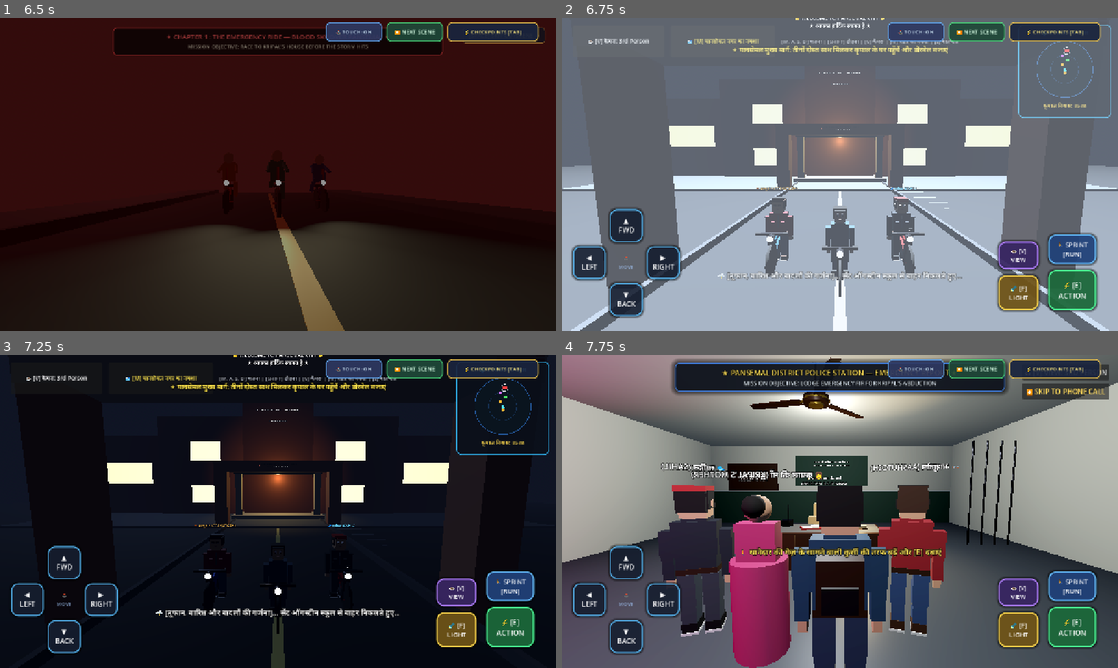
Above: before the commit, frames 1-4 (two rows, left to right).
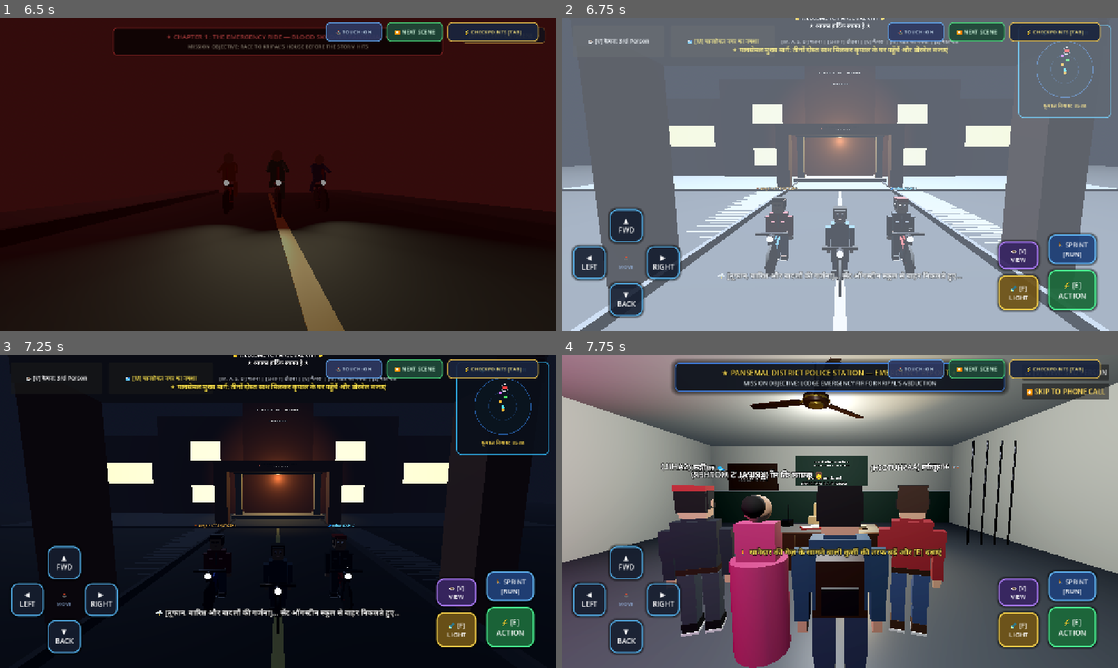
Above: after the commit, the same moments.

Repository: Sahil13092008/HorrorMission
Game: Godot game, scene res://scenes/opening_prologue.tscn
The game is run twice, just before and just after one commit, with the same random seed, the same clock (stepped at 60 frames per second) and the same inputs. Sound files missing from this copy of the repository are replaced by a short silence.
Inputs:
- Up to frame 1 (6.5 s): click "⏩ NEXT SCENE" at 0.5 s; click "⏩ NEXT SCENE" at 1.25 s; click "⏩ NEXT SCENE" at 2 s; click "⏩ NEXT SCENE" at 2.75 s; click "⏩ NEXT SCENE" at 3.5 s; click "⏩ NEXT SCENE" at 4.25 s; click "⏩ NEXT SCENE" at 5 s; click "⏩ NEXT SCENE" at 5.75 s
- Up to frame 2 (6.75 s): click "⏩ NEXT SCENE" at 6.5 s
- Up to frame 3 (7.25 s): no input
- Up to frame 4 (7.75 s): click "⏩ NEXT SCENE" at 7.25 s

Frame 1 is identical in both runs. In frame 2, 1.2% of the frame differs, in the area x 22-80%, y 55-72%; in frame 3, less than 0.1%; in frame 4, nothing differs.

Commit message:
Add custom terrifying ghost faces, soft edge vignettes, and horror jumpscare animations

Diff:
--- a/scenes/bhangarh_ruins.tscn
+++ b/scenes/bhangarh_ruins.tscn
@@ -952,8 +952,10 @@
 grow_horizontal = 2
 grow_vertical = 2
 pivot_offset = Vector2(256, 256)
+mouse_filter = 2
 texture = ExtResource("5_ghost")
 expand_mode = 1
+stretch_mode = 5
 
 [node name="ChapterCard" type="ColorRect" parent="CutsceneUI"]
 visible = false
--- a/scripts/bhangarh_ruins.gd
+++ b/scripts/bhangarh_ruins.gd
@@ -86,6 +86,17 @@
 	ghost_entity.visible = false
 	hud_container.visible = false
 	objective_banner.visible = false
+
+	# Attach user's terrifying crowned demon face to the 3D ghost entity
+	var demon_head = ghost_entity.get_node_or_null("DemonHead")
+	if demon_head:
+		var face_sprite = Sprite3D.new()
+		face_sprite.texture = load("res://textures/ghost_face_6_crown_demon.png")
+		face_sprite.pixel_size = 0.0022
+		face_sprite.position = Vector3(0.0, 0.04, -0.32)
+		face_sprite.shaded = false
+		face_sprite.double_sided = true
+		demon_head.add_child(face_sprite)
 
 	blink_overlay.visible = true
 	blink_overlay.modulate.a = 1.0
@@ -423,11 +434,14 @@
 	lunge_tw.tween_property(ghost_entity, "position", kripal.position + Vector3(0.0, 1.2, 0.25), 0.22)
 
 	# 2D Screen Jumpscare face flashes and screams
+	var tex_crown = load("res://textures/ghost_face_6_crown_demon.png")
+	if tex_crown and ghost_face:
+		ghost_face.texture = tex_crown
 	jumpscare_overlay.visible = true
 	jumpscare_overlay.modulate.a = 1.0
-	ghost_face.scale = Vector2(0.8, 0.8)
+	ghost_face.scale = Vector2(0.85, 0.85)
 	var face_tw = create_tween()
-	face_tw.tween_property(ghost_face, "scale", Vector2(1.7, 1.7), 0.25).set_trans(Tween.TRANS_BACK)
+	face_tw.tween_property(ghost_face, "scale", Vector2(1.75, 1.75), 0.25).set_trans(Tween.TRANS_BACK)
 
 	# Bloodcurdling jumpscare scream
 	if scream_audio:
--- a/scripts/opening_prologue.gd
+++ b/scripts/opening_prologue.gd
@@ -105,6 +105,7 @@
 var char_player_window: Node3D
 var van_scenery_scroll: Node3D
 var van_fan_blades: Node3D
+var jumpscare_flash_rect: TextureRect
 
 func _ready() -> void:
 	# Enforce hiding mobile controls during prologue
@@ -239,6 +240,20 @@
 	continue_btn.visible = false
 	continue_btn.pressed.connect(_on_continue_pressed)
 	ui_root.add_child(continue_btn)
+
+	# Jumpscare Horror Flash Overlay (Beat 8 Forest Anomaly)
+	jumpscare_flash_rect = TextureRect.new()
+	jumpscare_flash_rect.set_anchors_preset(Control.PRESET_CENTER)
+	jumpscare_flash_rect.offset_left = -260
+	jumpscare_flash_rect.offset_top = -260
+	jumpscare_flash_rect.offset_right = 260
+	jumpscare_flash_rect.offset_bottom = 260
+	jumpscare_flash_rect.pivot_offset = Vector2(260, 260)
+	jumpscare_flash_rect.expand_mode = TextureRect.EXPAND_IGNORE_SIZE
+	jumpscare_flash_rect.stretch_mode = TextureRect.STRETCH_KEEP_ASPECT_CENTERED
+	jumpscare_flash_rect.mouse_filter = Control.MOUSE_FILTER_IGNORE
+	jumpscare_flash_rect.visible = false
+	ui_root.add_child(jumpscare_flash_rect)
 
 	# Fade Overlay
 	fade_overlay = ColorRect.new()
@@ -2654,6 +2669,19 @@
 			if audio_jumpscare: audio_jumpscare.play()
 			if audio_heartbeat: audio_heartbeat.play()
 
+			# Flash terrifying ghost face on screen for 0.4s
+			if jumpscare_flash_rect:
+				var tex_ghost = load("res://textures/ghost_face_1_hollow.png")
+				if not tex_ghost: tex_ghost = load("res://textures/ghost_jumpscare.png")
+				jumpscare_flash_rect.texture = tex_ghost
+				jumpscare_flash_rect.visible = true
+				jumpscare_flash_rect.modulate.a = 0.95
+				jumpscare_flash_rect.scale = Vector2(0.9, 0.9)
+				var tw_fl = create_tween()
+				tw_fl.tween_property(jumpscare_flash_rect, "scale", Vector2(1.5, 1.5), 0.38)
+				tw_fl.parallel().tween_property(jumpscare_flash_rect, "modulate:a", 0.0, 0.38)
+				tw_fl.tween_callback(func(): jumpscare_flash_rect.visible = false)
+
 			# Face camera on Kripal turning in sheer terror!
 			cam_pivot.position = Vector3(200, 1.6, 8.0)
 			cam.rotation_degrees = Vector3(-4, 180, 0) # Looking at Kripal's terrified face!
--- a/scripts/player.gd
+++ b/scripts/player.gd
@@ -162,9 +162,14 @@
 	interact_label.visible = false
 	popup_ui.visible = false
 
-	# Activate Jumpscare Overlay
+	# Activate Jumpscare Overlay with horrifying user-provided faces
+	var tex_bloody = load("res://textures/ghost_face_2_bloody_red.png")
+	var tex_scream = load("res://textures/ghost_face_3_scream.png")
+	if tex_bloody and ghost_face:
+		ghost_face.texture = tex_bloody
+
 	jumpscare_ui.visible = true
-	ghost_face.scale = Vector2(0.8, 0.8)
+	ghost_face.scale = Vector2(0.85, 0.85)
 	ghost_face.rotation = 0.0
 	trauma = 1.0
 
@@ -185,16 +190,23 @@
 		elapsed += dt
 		trauma = 1.0
 
-		# Animate ghost face scale: lunges from 0.8 up to 1.55 in your face
-		var target_scale = lerp(0.9, 1.55, min(1.0, elapsed / 1.5)) + randf_range(-0.1, 0.1)
+		# Animate ghost face scale: lunges from 0.85 up to 1.65 in your face
+		var target_scale = lerp(0.9, 1.65, min(1.0, elapsed / 1.4)) + randf_range(-0.12, 0.12)
 		ghost_face.scale = Vector2(target_scale, target_scale)
-		ghost_face.rotation = randf_range(-0.08, 0.08)
+		ghost_face.rotation = randf_range(-0.1, 0.1)
+
+		# Psychological flicker between bloody jagged smile and screaming void jaw
+		if tex_scream and tex_bloody:
+			if elapsed > 1.0 and elapsed < 2.5 and fmod(elapsed, 0.22) < 0.09:
+				ghost_face.texture = tex_scream
+			else:
+				ghost_face.texture = tex_bloody
 
 		# Rapid strobe of red background and flashlight
 		if red_backdrop:
-			red_backdrop.color = Color(randf_range(0.4, 0.9), 0.02, 0.02, 0.9)
-
-		if randf() > 0.4:
+			red_backdrop.color = Color(randf_range(0.4, 0.95), 0.02, 0.02, 0.92)
+
+		if randf() > 0.35:
 			flashlight.visible = !flashlight.visible
 
 		await get_tree().create_timer(dt).timeout
Binary file added: textures/ghost_face_1_hollow.png
Binary file added: textures/ghost_face_2_bloody_red.png
Binary file added: textures/ghost_face_3_scream.png
Binary file added: textures/ghost_face_4_cat_teeth.png
Binary file added: textures/ghost_face_5_tear.png
Binary file added: textures/ghost_face_6_crown_demon.png
Binary file changed: textures/ghost_jumpscare.png
